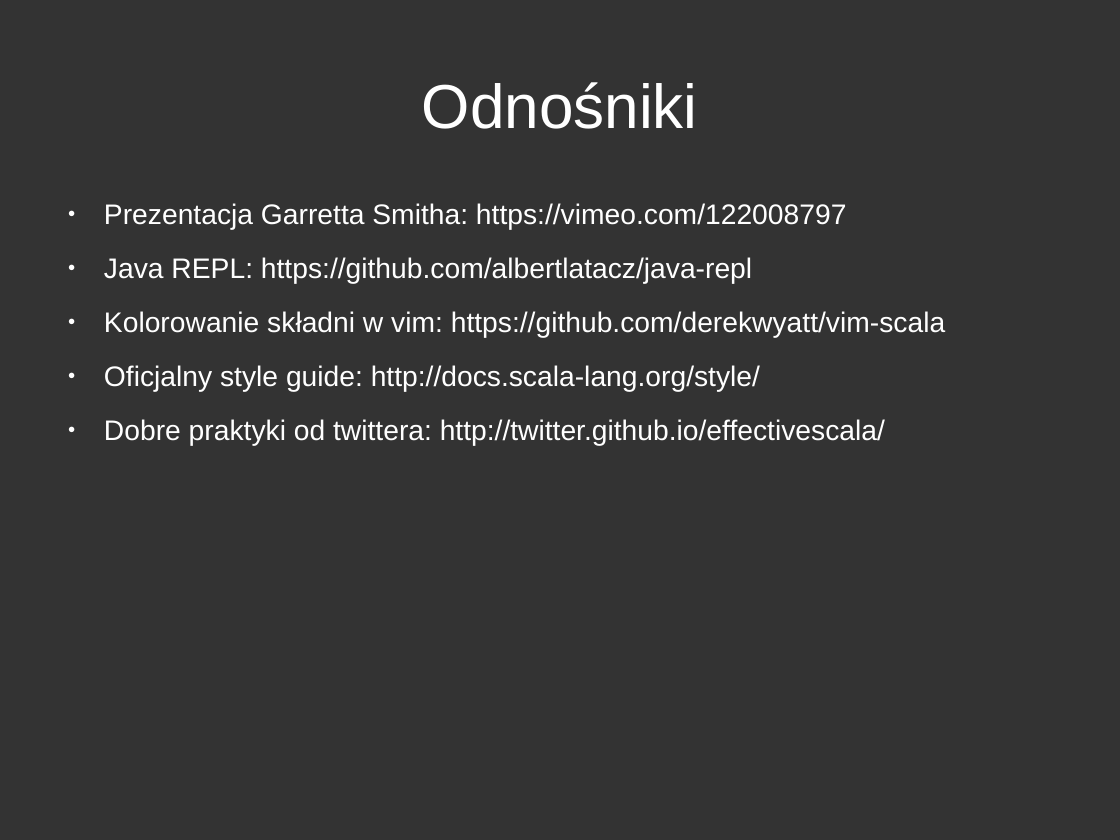
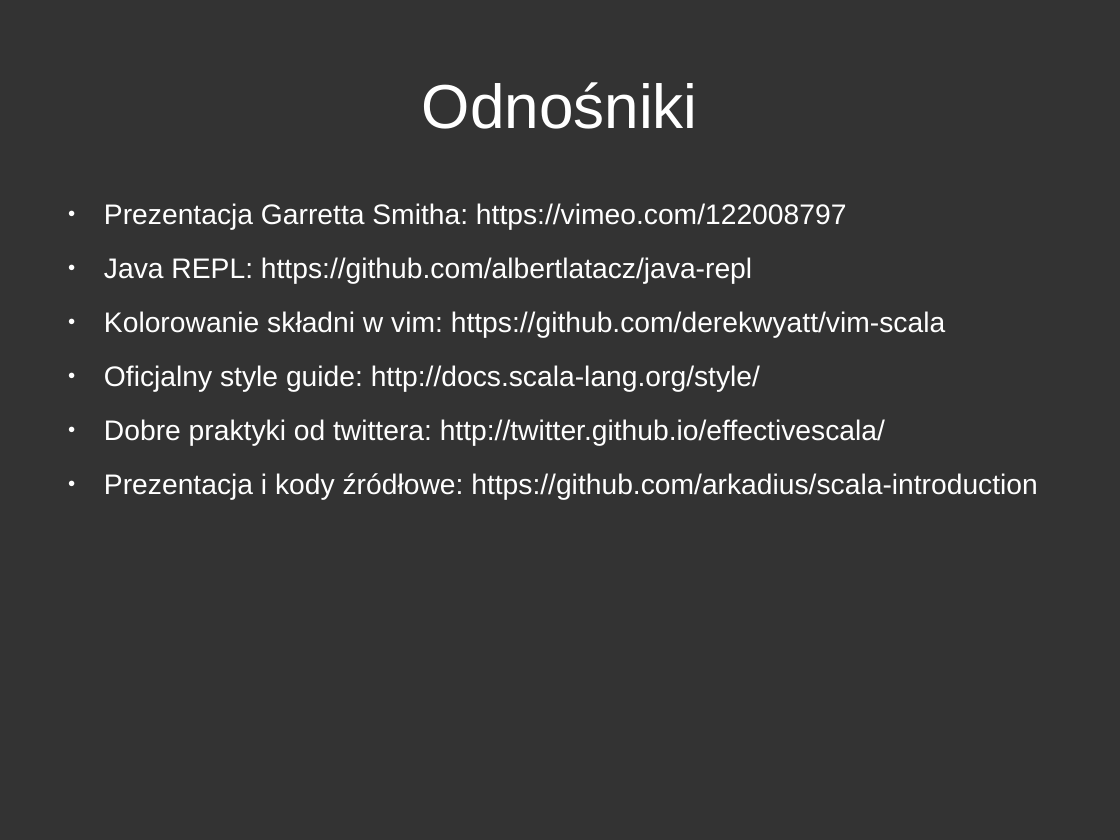
Before and after one commit to arkadius/scala-introduction, a slide deck: slide 13 of scala-introduction.odp. Drawn at 1120x840 pixels with LibreOffice and Linux fonts; fonts in the diff are those of the drawing. Boxes give left, top, right and bottom in pixels: in the first picture for what was removed or moved away, otherwise in the second. Text is boxed around its words. In the diff, an @@ line names an element or a change of style, - is before the commit and + after.

```diff
--- a/scala-introduction.odp
+++ b/scala-introduction.odp
@@ text at (x1=104, y1=473, x2=1038, y2=499): paragraph added @@
+● Prezentacja i kody źródłowe: https://github.com/arkadius/scala-introduction
```
Also in this commit, not shown: 1 other slide changed, 1 slide added, 1 other file.
